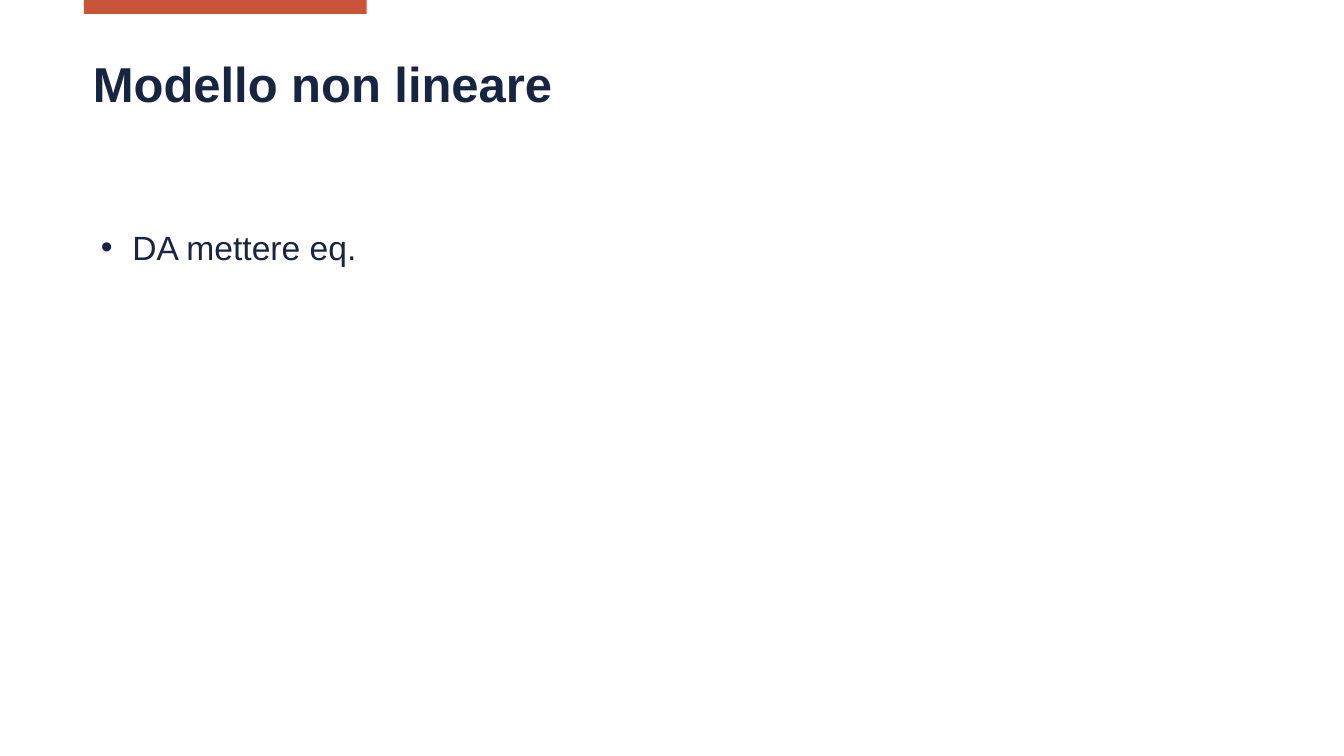
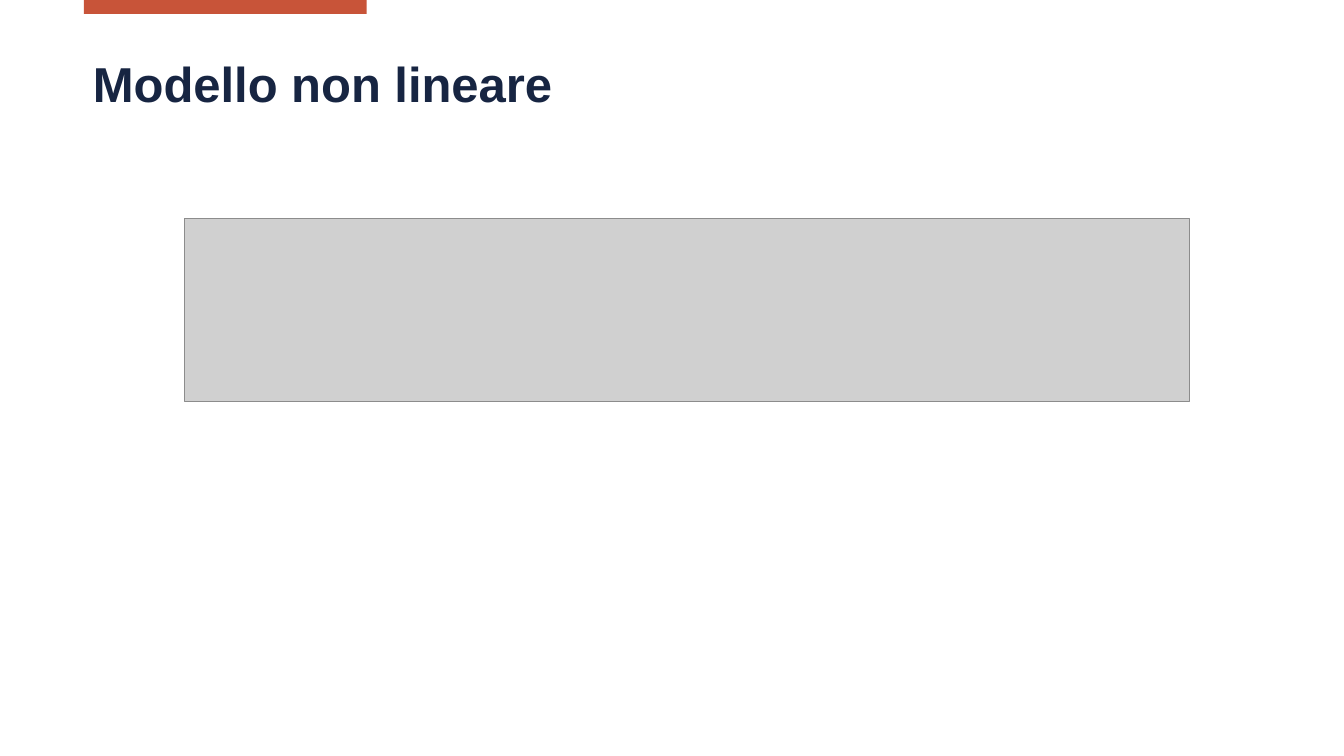
Before and after one commit to wasim-essbai/CAM_MPCCSTR, a slide deck: slide 8 of Presentazione.pptx. Drawn at 1344x756 pixels with LibreOffice and Linux fonts; fonts in the diff are those of the drawing; grey boxes stand for pictures; background and template pictures are left out. Boxes give left, top, right and bottom in pixels: in the first picture for what was removed or moved away, otherwise in the second. Text is boxed around its words. In the diff, an @@ line names an element or a change of style, - is before the commit and + after.

Commit message:
added linear system equation

```diff
--- a/Presentazione.pptx
+++ b/Presentazione.pptx
@@ text removed at box(132, 237, 357, 267) @@
-• DA mettere eq.
@@ picture added at box(185, 219, 1190, 402) @@
```
Also in this commit, not shown: 3 other slides changed, 7 other files.
